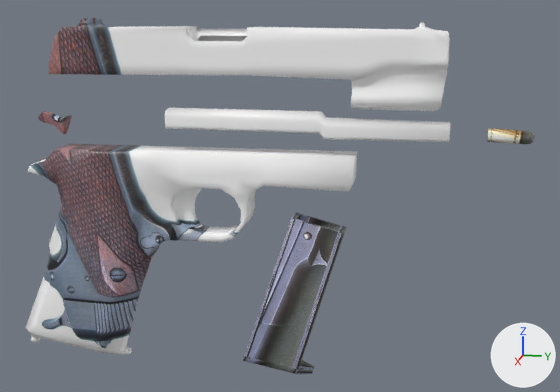
The COLLADA model Test/models/gun/M1911.dae as it was, and as the next commit left it.
One viewpoint serves both versions: a 50 mm lens placed at (21.49, 6.06, 11.16), pointed at (-0.17, 1.73, 5.75). Lighting does not change. The marker at lower right points along +X, +Y and +Z. Where no turn or scale is listed for an object, it has been applied to the vertices.

In view in the first picture: 'Barell', 'Bullet', 'Hand', 'Magazin', 'Top', 'Trigger'.
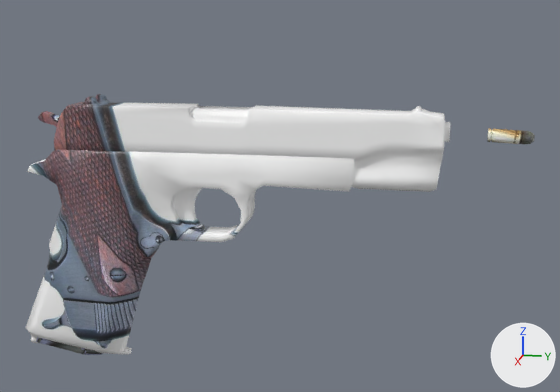
The newer file is also rescaled (x0.39), turned or shifted as a whole; pictures and numbers use the older file's frame.

What differs and where, as boxes (x1, y1, x2, y2) in the pictures (560 x 392 px):
'Top', moved
    before: (49, 18, 450, 111)
    after: (54, 94, 445, 192)
'Magazin', moved
    before: (242, 212, 346, 374)
    after: (36, 337, 103, 355)
'Barell', unchanged, covered by the edit
    before: (165, 108, 450, 142)
    after: (190, 108, 450, 142)

The edits, one by one:
Object 'Top' (ob_top) moves from (0.02, -0.25, 6.65) to (0.02, -0.25, 4.42).
Object 'Magazin' (ob_magazin) moves from (0.0, 1.27, 1.7) to (0.0, -5.54, 1.7).
